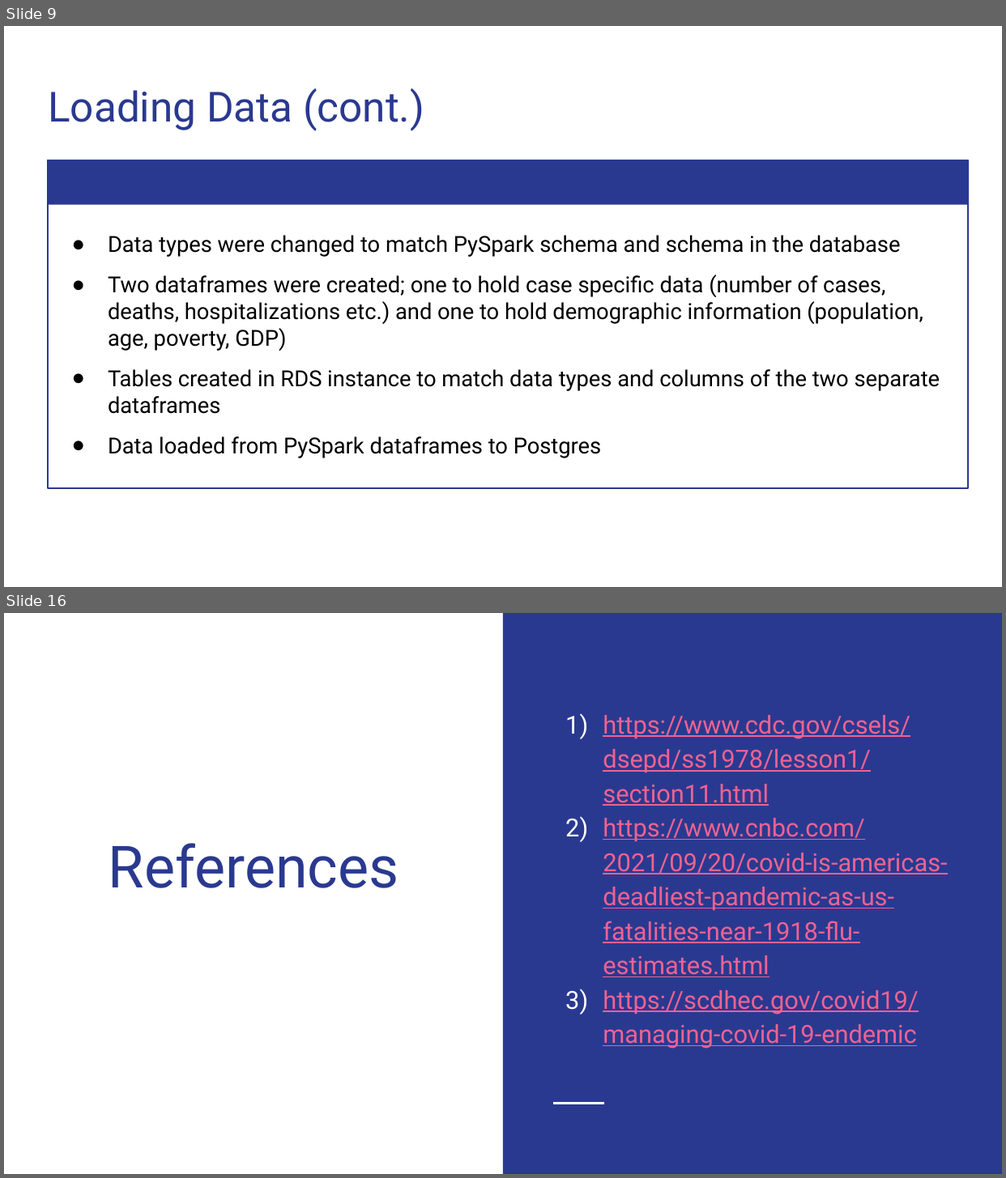
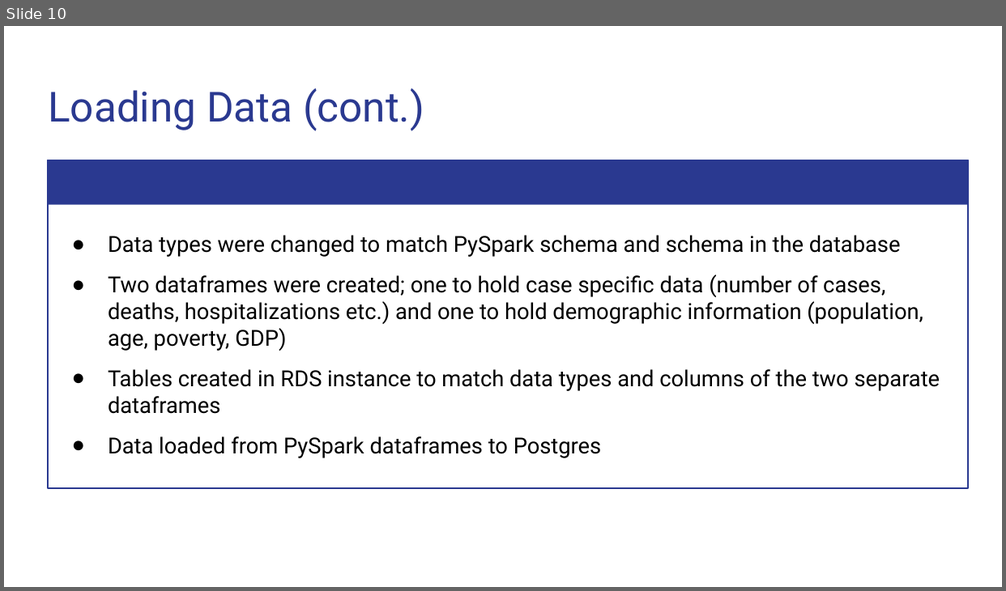
Before and after one commit to Magzzie/COVID-19_Analysis, a slide deck: COVID-19 Analysis.pptx. Shown one above the other, each under a label of ours: slides 9 and 16 before the commit, slide 10 after it; the slides between them are not shown. The pictures are 1006x1178 and 1006x591 pixels, drawn with LibreOffice and Linux fonts; fonts in the diff are those of the drawing. Boxes give left, top, right and bottom in pixels: in the first picture for what was removed or moved away, otherwise in the second. Text is boxed around its words. In the diff, an @@ line names an element or a change of style, - is before the commit and + after.

```diff
--- a/COVID-19 Analysis.pptx
+++ b/COVID-19 Analysis.pptx
@@ slide 16 removed at [4, 613, 1002, 1174], background #FFFFFF @@
@@ rectangle removed at [503, 613, 1002, 1174] @@
@@ text removed at [603, 715, 947, 1049] @@
-1) https://www.cdc.gov/csels/dsepd/ss1978/lesson1/section11.html
-2) https://www.cnbc.com/2021/09/20/covid-is-americas-deadliest-pandemic-as-us-fatalities-near-1918-flu-estimates.html
-3) https://scdhec.gov/covid19/managing-covid-19-endemic
@@ title removed at [108, 843, 399, 888] @@
-References
@@ line removed from (553, 1104) to (603, 1104) @@
@@ what was slide 9 is now slide 10 @@
```
Also in this commit, not shown: 8 slides changed, 11 slides added, 4 other slides removed.
